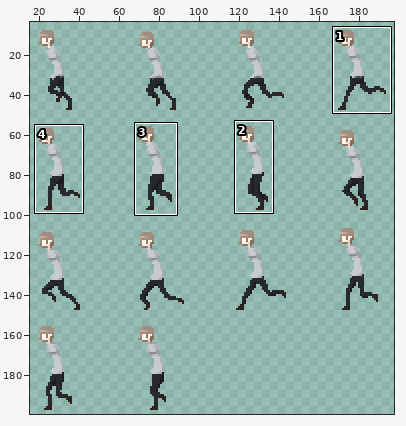
A sprite sheet gets an edit: Assets/Animation/Sprite/Selma/Shot_Run.png. The picture above shows the old version from afar; the outline marks the close-up.
Close-up. First the earlier version:
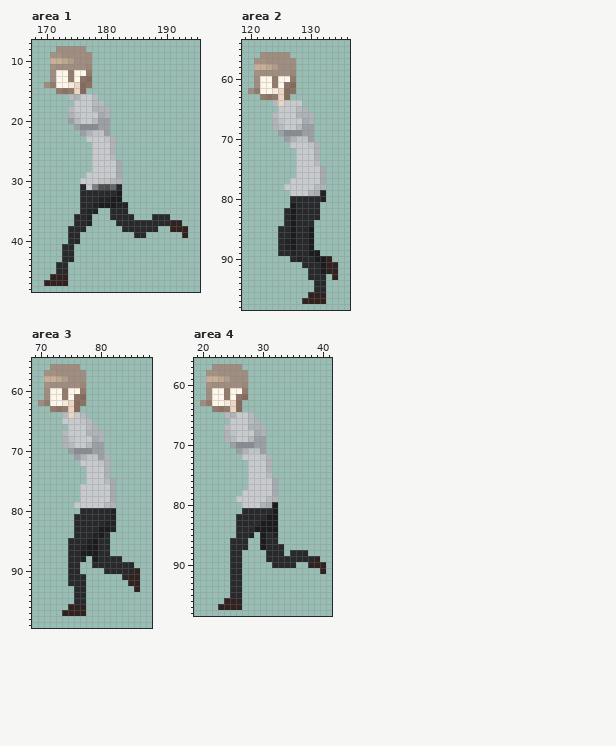
The file is 200x200 pixels. Colours within 5 levels of each other are drawn and written as one. Shown: area 1: x 168..195, y 7..48; area 2: x 119..136, y 54..98; area 3: x 69..88, y 55..99; area 4: x 19..41, y 56..98. The wide view leaves out empty margins. The commit also changed other parts of the picture, which this record leaves out.
The same view after the edit:
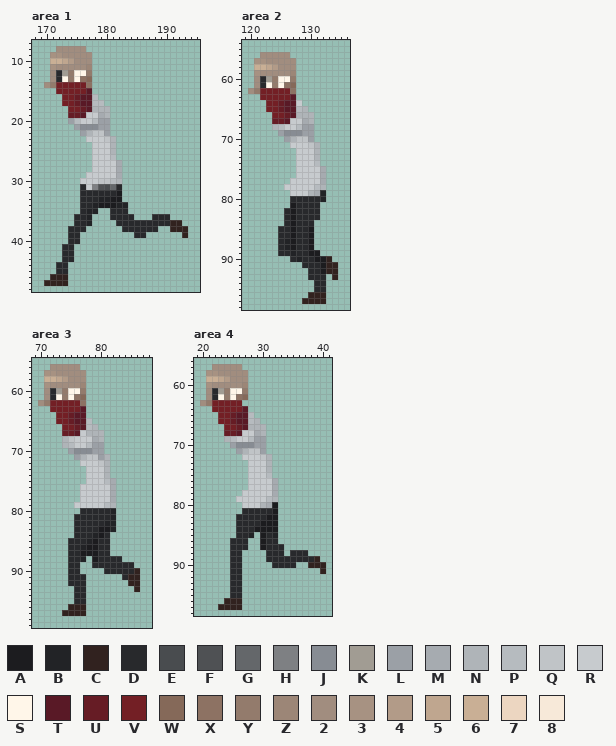
Palette (. is transparent): A #1c1c1f  B #222326  C #31221f  D #28292c  E #494c4f  F #4f5154  G #64676a  H #7e8083  J #878c93  K #a19c93  L #9ba0a6  M #a6abb0  N #afb4b8  P #b6bbbf  Q #c0c4c7  R #c7cbce  S #fff6e9  T #591926  U #661c25  V #731f25  W #856959  X #8d7263  Y #937b6c  Z #9c8677  2 #a18d7f  3 #a79282  4 #b29b88  5 #bfa68f  6 #c9af95  7 #ecd6c1  8 #f7e9d9
The exact change:
--- area 1
@@ x 170..179 @@
 11 .322222Z..
-12 .2SSYSSY..
-13 .2SSYSXW..
-14 2YSS87WX..
-15 ..YXY7W...
-16 ....PNRRP.
-17 .....RRRPP
-18 ....PRRRNN
-19 ....NQRRRM
+12 .2DKYSSY..
+13 .2DSYSXW..
+14 2YVVVVVX..
+15 ..VVVVVT..
+16 ...VVUTTP.
+17 ...VVUTTPP
+18 ....VVUTNN
+19 ....UUTRRM
 20 ....LPRRPL
--- area 2
@@ x 120..129 @@
 59 .322222Z..
-60 .2SSYSSY..
-61 .2SSYSXW..
-62 2YSS87WX..
-63 ..YXY7W...
-64 ....P7RRR.
-65 .....RRRPN
-66 ....PRRRNN
-67 ....NQRRRM
+60 .2DKYSSY..
+61 .2DSYSXW..
+62 2YVVVVVX..
+63 ..VVVVVT..
+64 ...VVUTTR.
+65 ...VVUTTPN
+66 ....VVUTNN
+67 ....UUTRRM
 68 ....NPRRPL
--- area 3
@@ x 70..79 @@
  59 .322222Z..
- 60 .2SSYSSY..
- 61 .2SSYSXW..
- 62 2YSS87WX..
- 63 ..YXY7W...
- 64 ....P7RP..
- 65 ....RRRQP.
- 66 .....RRRPN
- 67 ....PRRRNN
+ 60 .2DKYSSY..
+ 61 .2DSYSXW..
+ 62 2YVVVVVX..
+ 63 ..VVVVVT..
+ 64 ...VVUTT..
+ 65 ...VVUTTP.
+ 66 ....VVUTPN
+ 67 ....UUTRNN
  68 ....NQRRRM
--- area 4
@@ x 20..29 @@
 60 .322222Z..
-61 .2SSYSSY..
-62 .2SSYSXW..
-63 2YSS87W...
-64 ..YXY7W...
-65 ....PNRRP.
-66 .....RRRPN
-67 ....PRRRNN
-68 ....NQRRRM
+61 .2DKYSSY..
+62 .2DSYSXW..
+63 2YVVVVV...
+64 ..VVVVVT..
+65 ...VVUTTP.
+66 ...VVUTTPN
+67 ....VVUTNN
+68 ....UUTRRM
 69 ....NPRRPL
Changed places in both close-ups, as pixel boxes (x1, y1, x2, y2):
changed: (56, 70, 92, 118)
changed: (260, 76, 296, 124)
changed: (50, 388, 86, 436)
changed: (212, 388, 248, 436)
